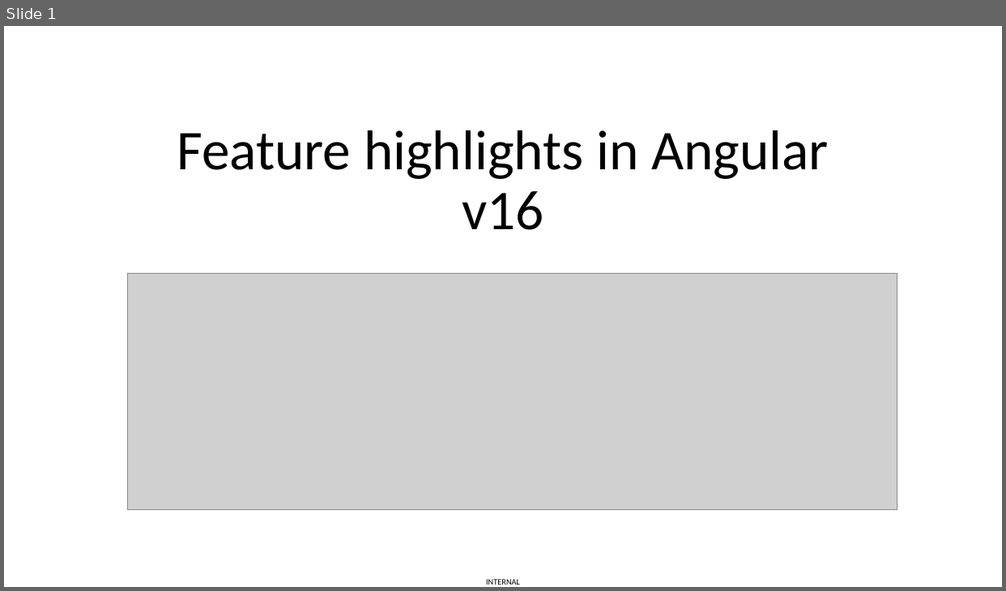
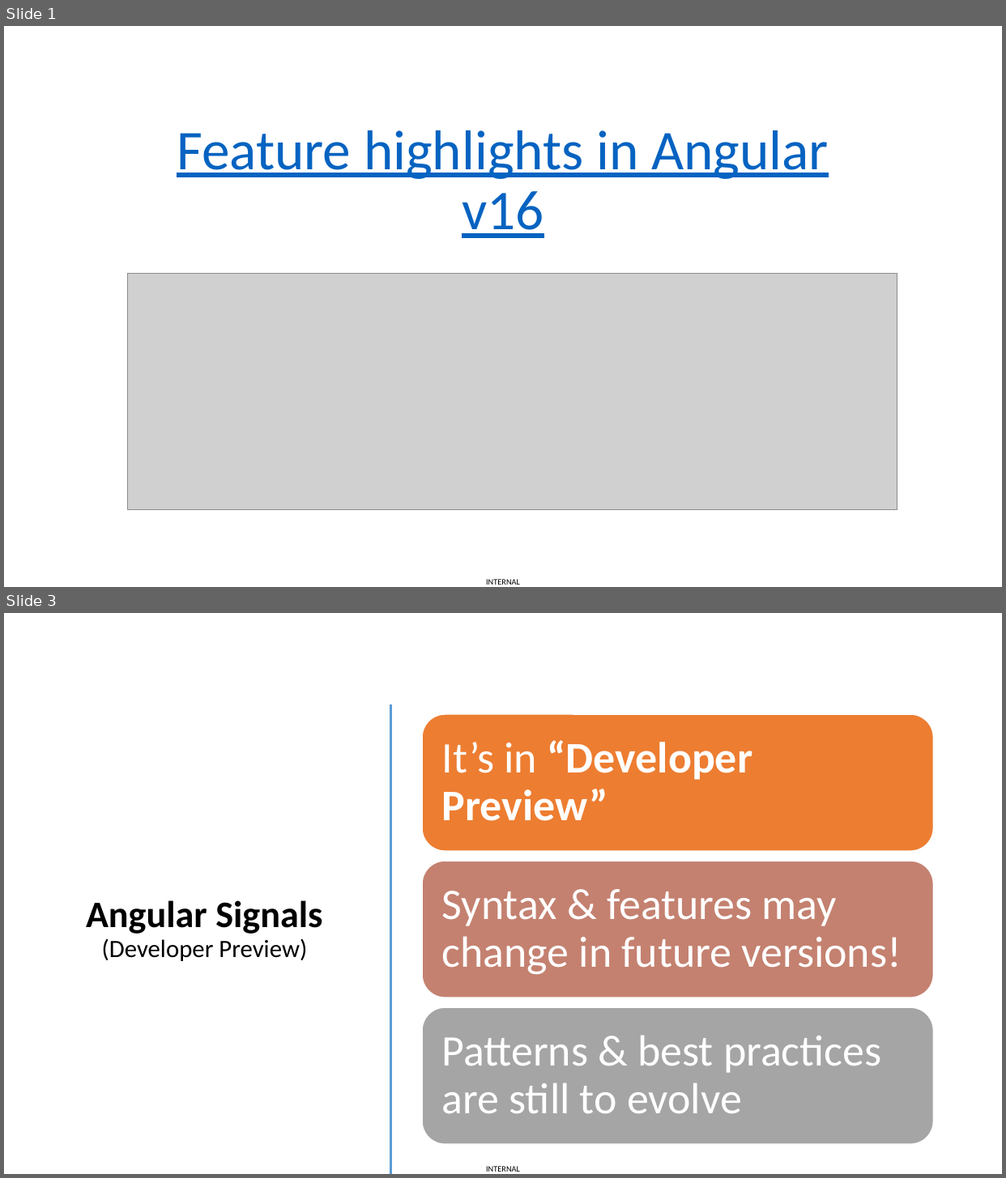
Before and after one commit to vuthaphai/ng-v16-new-features, a slide deck: Angular v16.pptx. Shown one above the other, each under a label of ours: slide 1 before the commit, slides 1 and 3 after it; the slides between them are not shown. The pictures are 1006x591 and 1006x1178 pixels, drawn with LibreOffice and Linux fonts; fonts in the diff are those of the drawing; grey boxes stand for pictures. Boxes give left, top, right and bottom in pixels: in the first picture for what was removed or moved away, otherwise in the second. Text is boxed around its words. In the diff, an @@ line names an element or a change of style, - is before the commit and + after.

```diff
--- a/Angular v16.pptx
+++ b/Angular v16.pptx
@@ slide 3 added at (4,613,1002,1174), background #FFFFFF; not listed: 1 template element that a slide beside it also shows @@
@@ line added from (391, 706) to (391, 1174), #ED7D31 2 pt @@
@@ title added at (86,901,322,961), 24 pt, text #000000 @@
+Angular Signals
+(Developer Preview)
@@ group added at (423,714,934,1144): 3 rounded rectangles, 3 texts @@
+It’s in “Developer Preview”
+Syntax & features may change in future versions!
+Patterns & best practices are still to evolve
@@ slide 1 changed as well @@
@@ title "Feature highlights in Angular v16" at (177,130,829,238): text colour #000000 to #0563C1, underline on @@
```
Also in this commit, not shown: 1 other slide changed, 14 other slides added, 4 slides removed.
